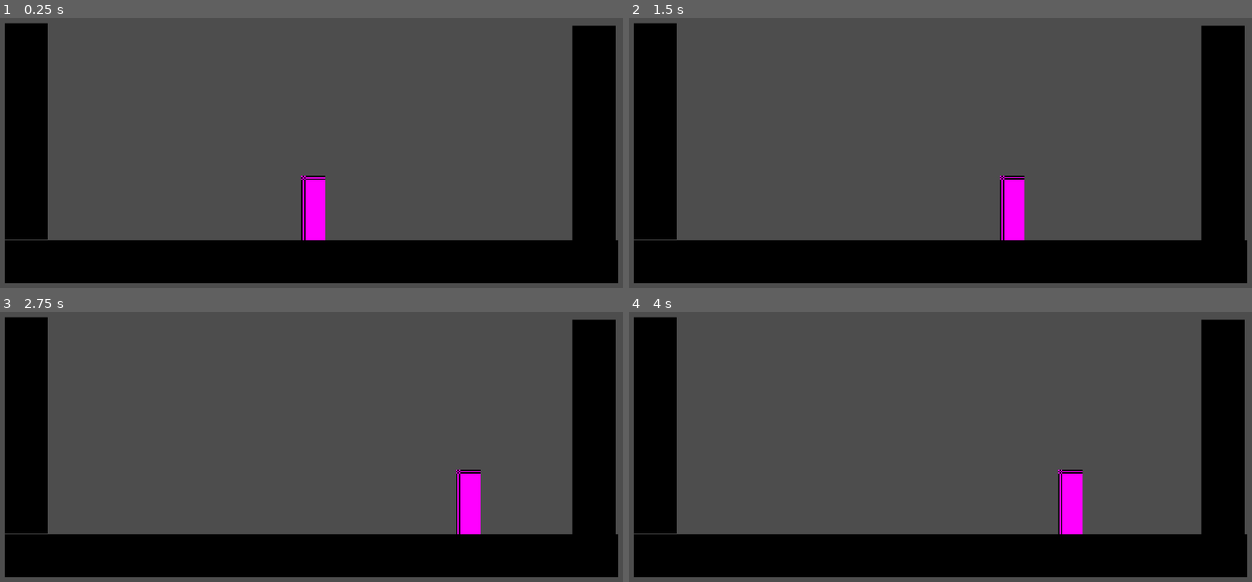
Above: before the commit, frames 1-4 (two rows, left to right).
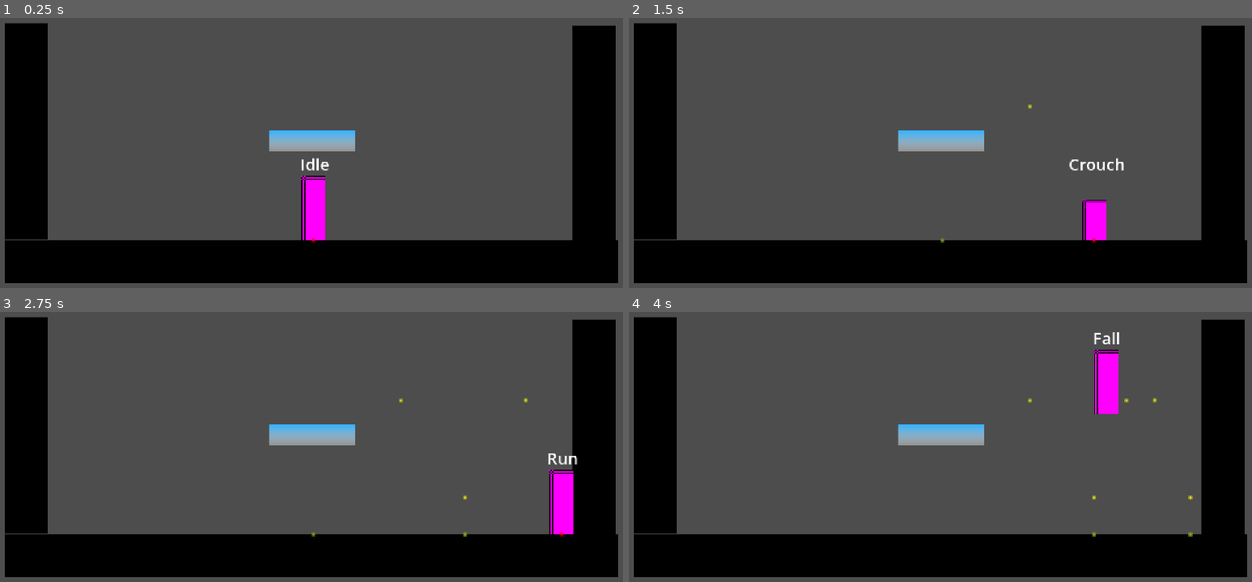
Above: after the commit, the same moments.

Repository: katfishkatfishing/Deathwish
Game: Godot game, scene res://test.tscn
Two runs of this game, one before a commit and one after it. Both use one fixed random seed, a clock stepped at 60 frames per second and the inputs below.
Inputs (mouse positions are in pixels of both pictures, inside the frame that each line leads up to):
- Up to frame 1 (0.25 s): no input
- Up to frame 2 (1.5 s): tap Enter at 0.5, 1.35 s; move the mouse to (1083, 163) at 0.52 s; hold Right (right) 0.53-1.28 s; hold Space (jump, bound only after the commit) 0.53-1.28 s; click (1083, 163) at 0.67 s; move the mouse to (815, 201) at 1.27 s; hold S (down) from 1.28 s (still down)
- Up to frame 3 (2.75 s): tap Space (jump, bound only after the commit) at 1.52, 1.55, 1.82, 2.3 s; move the mouse to (380, 395) at 2.02 s; release S (down) at 2.03 s; hold Right (right) from 2.03 s (still down); hold Ctrl from 2.03 s (still down)
- Up to frame 4 (4 s): move the mouse to (909, 549) at 2.77 s; release Right (right) at 2.78 s; release Ctrl at 2.78 s; hold W (up) 2.78-3.53 s; tap Shift at 2.85 s; click (909, 549) at 2.92 s; tap Space (jump, bound only after the commit) at 3.02, 3.05, 3.32 s; move the mouse to (1139, 530) at 3.52 s; hold Left (left) from 3.53 s (still down); hold Space (jump, bound only after the commit) from 3.53 s (still down); tap Alt at 3.6 s

The runs differ from the first frame. In frame 1, 1.2% of the frame differs, in the area x 43-58%, y 41-84%; in frame 2, 2.8%; in frame 3, 3.1%; in frame 4, 3.1%, in the area x 43-91%, y 7-84%.

Commit message:
added crouch jump and fall + oneway platforms

Diff:
--- /dev/null
+++ b/player/debug_jump_indicator.tscn
@@ -0,0 +1,17 @@
+[gd_scene format=3 uid="uid://bm55igg77redi"]
+
+[sub_resource type="Gradient" id="Gradient_qr7du"]
+colors = PackedColorArray(1, 1, 1, 1, 1, 1, 1, 0)
+
+[sub_resource type="GradientTexture2D" id="GradientTexture2D_g4v7s"]
+gradient = SubResource("Gradient_qr7du")
+width = 5
+height = 5
+fill = 1
+fill_from = Vector2(0.5, 0.5)
+fill_to = Vector2(1, 0.5)
+
+[node name="DebugJumpIndicator" type="Node2D" unique_id=942317289]
+
+[node name="Sprite2D" type="Sprite2D" parent="." unique_id=1127829386]
+texture = SubResource("GradientTexture2D_g4v7s")
--- a/player/player.tscn
+++ b/player/player.tscn
@@ -3,6 +3,9 @@
 [ext_resource type="Script" uid="uid://c1ag7qpsli2np" path="res://player/scripts/player.gd" id="1_oul6g"]
 [ext_resource type="Script" uid="uid://cgepdvl2o88bw" path="res://player/states/player_states_idle.gd" id="2_g1dw6"]
 [ext_resource type="Script" uid="uid://cbfde3s8ds3fv" path="res://player/states/player_state_run.gd" id="3_yw30f"]
+[ext_resource type="Script" uid="uid://bn2y73e4nnlv1" path="res://player/states/player_state_jump.gd" id="4_yw30f"]
+[ext_resource type="Script" uid="uid://dfqa4sgorvh51" path="res://player/states/player_state_fall.gd" id="5_qjkh3"]
+[ext_resource type="Script" uid="uid://cq4rg6ksqbx83" path="res://player/states/player_state_crouch.gd" id="6_g6k8r"]
 
 [sub_resource type="PlaceholderTexture2D" id="PlaceholderTexture2D_g4v7s"]
 size = Vector2(18, 48)
@@ -10,21 +13,58 @@
 [sub_resource type="RectangleShape2D" id="RectangleShape2D_g4v7s"]
 size = Vector2(16, 46)
 
+[sub_resource type="RectangleShape2D" id="RectangleShape2D_qjkh3"]
+size = Vector2(16, 30)
+
 [node name="Player" type="CharacterBody2D" unique_id=1882587580]
+collision_layer = 0
+collision_mask = 3
 script = ExtResource("1_oul6g")
 
 [node name="Sprite2D" type="Sprite2D" parent="." unique_id=768253590]
 position = Vector2(0, -24)
 texture = SubResource("PlaceholderTexture2D_g4v7s")
 
-[node name="CollisionShape2D" type="CollisionShape2D" parent="." unique_id=1483018582]
+[node name="CollisionStand" type="CollisionShape2D" parent="." unique_id=1483018582]
 position = Vector2(0, -23)
 shape = SubResource("RectangleShape2D_g4v7s")
+
+[node name="CollisionCrouch" type="CollisionShape2D" parent="." unique_id=473568724]
+position = Vector2(0, -15)
+shape = SubResource("RectangleShape2D_qjkh3")
+disabled = true
 
 [node name="States" type="Node2D" parent="." unique_id=2019717742]
 
 [node name="Idle" type="Node2D" parent="States" unique_id=594893568]
+unique_name_in_owner = true
 script = ExtResource("2_g1dw6")
 
 [node name="Run" type="Node2D" parent="States" unique_id=1180863821]
+unique_name_in_owner = true
 script = ExtResource("3_yw30f")
+
+[node name="Jump" type="Node2D" parent="States" unique_id=1077089980]
+unique_name_in_owner = true
+script = ExtResource("4_yw30f")
+
+[node name="Fall" type="Node2D" parent="States" unique_id=1898338046]
+unique_name_in_owner = true
+script = ExtResource("5_qjkh3")
+
+[node name="Crouch" type="Node2D" parent="States" unique_id=1990023671]
+unique_name_in_owner = true
+script = ExtResource("6_g6k8r")
+
+[node name="Label" type="Label" parent="." unique_id=790965434]
+offset_left = -19.0
+offset_top = -65.0
+offset_right = 21.0
+offset_bottom = -42.0
+theme_override_font_sizes/font_size = 12
+text = "State"
+horizontal_alignment = 1
+
+[node name="OnewayPlatformRaycast" type="RayCast2D" parent="." unique_id=252300155]
+target_position = Vector2(0, 4)
+collision_mask = 2
--- a/player/scripts/player.gd
+++ b/player/scripts/player.gd
@@ -1,5 +1,13 @@
 class_name Player
 extends CharacterBody2D
+
+@onready var sprite: Sprite2D = $Sprite2D
+@onready var collision_stand: CollisionShape2D = $CollisionStand
+@onready var collision_crouch: CollisionShape2D = $CollisionCrouch
+@onready var oneway_platform_raycast: RayCast2D = $OnewayPlatformRaycast
+@onready var move_speed: float = 150.0
+
+const DEBUG_JUMP_INDICATOR = preload("res://player/debug_jump_indicator.tscn")
 
 # state machine variables
 var states: Array[PlayerState] = []
@@ -17,6 +25,7 @@
 #variables
 var direction: Vector2 = Vector2.ZERO
 var gravity: float = 980.0
+var gravity_multiplier: float = 1.0
 
 func _ready() -> void:
 	initialise_states()
@@ -30,7 +39,7 @@
 
 func _physics_process(delta: float) -> void:
 	#apply gravity to jump
-	velocity.y += gravity * delta
+	velocity.y += (gravity * gravity_multiplier) * delta
 
 	#execute movement & collisions
 	move_and_slide()
@@ -60,21 +69,34 @@
 
 func change_state(new_state: PlayerState) -> void:
 	#if no transition requested or already in that state, ignore
-	if new_state == null:
-		return
-	elif new_state == current_state:
+	if new_state == null or new_state == current_state:
 		return
 
 	#exit old state
 	if current_state:
 		current_state.exit()
 
-	#puah the new state to idx 0 and enter it
+	#push the new state to idx 0 and enter it
 	states.push_front(new_state)
 	current_state.enter()
 
-	#keep hiatory at 3 to prevent bloat
+	#keep history at 3 to prevent bloat
 	states.resize(3)
 
+	#update label for debug
+	$Label.text = current_state.name
+
 func update_direction() -> void:
-	direction = Input.get_vector("left", "right", "up", "down")
+	#in case there are ever any players playing with controller
+	direction.x = Input.get_axis("left", "right")
+	direction.y = Input.get_axis("up", "down")
+
+
+func add_debug_indicator(color: Color = Color.RED) -> void:
+	var d: Node2D = DEBUG_JUMP_INDICATOR.instantiate()
+	get_tree().root.add_child(d)
+	d.global_position = global_position
+	d.modulate = color
+
+	await get_tree().create_timer(3.0).timeout
+	d.queue_free()
--- a/player/states/00_player_state.gd
+++ b/player/states/00_player_state.gd
@@ -1,5 +1,11 @@
 class_name PlayerState
 extends Node
+
+@onready var idle: PlayerState = %Idle
+@onready var run: PlayerState = %Run
+@onready var jump: PlayerState = %Jump
+@onready var fall: PlayerState = %Fall
+@onready var crouch: PlayerState = %Crouch
 
 var player: Player
 var next_state: PlayerState
--- /dev/null
+++ b/player/states/player_state_crouch.gd
@@ -0,0 +1,49 @@
+class_name PlayerStateCrouch
+extends PlayerState
+
+@export var deceleration_rate: float = 10.0
+
+func enter() -> void:
+	#swap collision shape to crouching
+	player.collision_stand.disabled = true
+	player.collision_crouch.disabled = false
+
+	#temp visuals
+	player.sprite.scale.y = 0.625
+	player.sprite.position.y = -15.0
+
+func exit() -> void:
+	#back to stand
+	player.collision_stand.disabled = false
+	player.collision_crouch.disabled = true
+
+	#temp visuals 2
+	player.sprite.scale.y = 1.0
+	player.sprite.position.y = -24
+
+func handle_input(event: InputEvent) -> PlayerState:
+	if event.is_action_pressed("jump"):
+		#if on oneway platform, drop down
+		if player.oneway_platform_raycast.is_colliding():
+			player.position.y += 4.0
+			return fall
+			#if on regular ground, normal jump
+		else:
+			return jump
+	return next_state
+
+func process(_delta: float) -> PlayerState:
+	#release down key -> return to idle
+	if player.direction.y < 0.5:
+		return idle
+	return next_state
+
+func physics_process(delta: float) -> PlayerState:
+	# fall if platform gone
+	if not player.is_on_floor():
+		return fall
+
+	#decel when crouching
+	player.velocity.x -= (player.velocity.x * deceleration_rate) * delta
+
+	return next_state
--- /dev/null
+++ b/player/states/player_state_fall.gd
@@ -0,0 +1,52 @@
+class_name PlayerStateFall
+extends PlayerState
+
+@export var coyote_time: float = 0.125
+@export var jump_buffer_time: float = 0.2
+@export var fall_gravity_multiplier: float = 1.65
+
+var coyote_timer: float = 0.0
+var buffer_timer: float = 0.0
+
+func enter() -> void:
+	#increase grav when falling for smoother
+	player.gravity_multiplier = fall_gravity_multiplier
+
+	#only coyote timme if walk off edge
+	if player.previous_state == jump:
+		coyote_timer = 0.0
+	else:
+		coyote_timer = coyote_time
+
+func exit() -> void:
+	#reset grav mult when land
+	player.gravity_multiplier = 1.0
+
+func handle_input(event: InputEvent) -> PlayerState:
+	if event.is_action_pressed("jump"):
+		#so that can jump even if a lil off the edge
+		if coyote_timer > 0.0:
+			return jump
+		else:
+			buffer_timer = jump_buffer_time
+	return next_state
+
+func process(delta: float)  -> PlayerState:
+	# count down timers every frame
+	coyote_timer -= delta
+	buffer_timer -= delta
+	return next_state
+
+func physics_process(_delta: float) -> PlayerState:
+	if player.is_on_floor():
+		player.add_debug_indicator(Color.RED)
+
+		if buffer_timer > 0.0:
+			return jump
+
+		return idle
+
+	#air control while falling
+	player.velocity.x = player.direction.x * player.move_speed
+
+	return next_state
--- /dev/null
+++ b/player/states/player_state_jump.gd
@@ -0,0 +1,32 @@
+class_name PlayerStateJump
+extends PlayerState
+
+@export var jump_velocity: float = 450.0
+
+func enter() -> void:
+	#upward impulse
+	player.velocity.y = -jump_velocity #uh up is - forsomereason
+	player.add_debug_indicator(Color.LIME_GREEN)
+
+func exit() -> void:
+	#debug use
+	player.add_debug_indicator(Color.YELLOW)
+
+func handle_input(event: InputEvent) -> PlayerState:
+	#jump height, if let go of jump early then jump weak
+	if event.is_action_released("jump"):
+		player.velocity.y *= 0.5
+		return fall
+	return next_state
+
+func physics_process(_delta: float) -> PlayerState:
+	#once vertical stops increasing, change to fall
+	if player.velocity.y >= 0.0:
+		return fall
+	elif player.is_on_floor():
+		return idle
+
+	#air control
+	player.velocity.x = player.direction.x * player.move_speed
+
+	return next_state
--- a/player/states/player_state_run.gd
+++ b/player/states/player_state_run.gd
@@ -3,12 +3,24 @@
 
 @export var move_speed: float = 100.0
 
+func handle_input(event: InputEvent) -> PlayerState:
+	#run n jump
+	if event.is_action_pressed("jump"):
+		return jump
+	return next_state
+
+func process(_delta: float) -> PlayerState:
+	if player.direction.x == 0.0:
+		return idle
+	elif player.direction.y >= 0.5:
+		return crouch
+	return next_state
+
 func physics_process(_delta: float) -> PlayerState:
-	#if movement inputs released, go back to idle
-	if player.direction.x == 0.0:
-		return player.get_node("States/Idle")
+	#fall if run til floor gon
+	if not player.is_on_floor():
+		return fall
 
 	#apply x movement based on speed
 	player.velocity.x = player.direction.x * move_speed
-
 	return next_state
--- a/player/states/player_states_idle.gd
+++ b/player/states/player_states_idle.gd
@@ -5,9 +5,24 @@
 	#when idle stopp movemment
 	player.velocity.x = 0.0
 
+func handle_input(event: InputEvent) -> PlayerState:
+	#jumpp when stationary
+	if event.is_action_pressed("jump"):
+		return jump
+	return next_state
+
+func process(_delta: float) -> PlayerState:
+	#transition to run if input
+	if player.direction.x != 0.0:
+		return run
+	elif player.direction.y >= 0.5:
+		return crouch
+	return next_state
+
 func physics_process(_delta: float) -> PlayerState:
-	#inpupt transition to run
-	if player.direction.x != 0.0:
-		return player.get_node("States/Run")
-
+	#fall if floor gon
+	if not player.is_on_floor():
+		return fall
+	#make sure velo is 0
+	player.velocity.x = 0.0
 	return next_state
--- a/project.godot
+++ b/project.godot
@@ -51,7 +51,6 @@
 "deadzone": 0.2,
 "events": [null, Object(InputEventKey,"resource_local_to_scene":false,"resource_name":"","device":-1,"window_id":0,"alt …(198 unchanged characters)…
 , Object(InputEventKey,"resource_local_to_scene":false,"resource_name":"","device":-1,"window_id":0,"alt_pressed":false …(186 unchanged characters)…
-, Object(InputEventKey,"resource_local_to_scene":false,"resource_name":"","device":-1,"window_id":0,"alt_pressed":false,"shift_pressed":false,"ctrl_pressed":false,"meta_pressed":false,"pressed":false,"keycode":0,"physical_keycode":32,"key_label":0,"unicode":32,"location":0,"echo":false,"script":null)
 ]
 }
 down={
@@ -77,6 +76,16 @@
 "events": [Object(InputEventKey,"resource_local_to_scene":false,"resource_name":"","device":-1,"window_id":0,"alt_press …(192 unchanged characters)…
 ]
 }
+jump={
+"deadzone": 0.2,
+"events": [Object(InputEventKey,"resource_local_to_scene":false,"resource_name":"","device":-1,"window_id":0,"alt_pressed":false,"shift_pressed":false,"ctrl_pressed":false,"meta_pressed":false,"pressed":false,"keycode":0,"physical_keycode":32,"key_label":0,"unicode":32,"location":0,"echo":false,"script":null)
+]
+}
+
+[layer_names]
+
+2d_physics/layer_1="ground"
+2d_physics/layer_2="oneway_platform"
 
 [physics]
 
--- a/test.tscn
+++ b/test.tscn
@@ -12,6 +12,17 @@
 
 [sub_resource type="RectangleShape2D" id="RectangleShape2D_g4v7s"]
 size = Vector2(32, 32)
+
+[sub_resource type="Gradient" id="Gradient_37kl0"]
+offsets = PackedFloat32Array(0, 0.99759614)
+colors = PackedColorArray(0.19215687, 0.69411767, 1, 1, 1, 1, 1, 0.40392157)
+
+[sub_resource type="GradientTexture2D" id="GradientTexture2D_g4v7s"]
+gradient = SubResource("Gradient_37kl0")
+height = 16
+fill_to = Vector2(0, 1)
+
+[sub_resource type="RectangleShape2D" id="RectangleShape2D_yf5fn"]
 
 [node name="test" type="Node2D" unique_id=769783867]
 position = Vector2(153, 188)
@@ -53,3 +64,15 @@
 
 [node name="Player" parent="." unique_id=1882587580 instance=ExtResource("1_37kl0")]
 position = Vector2(86, -11)
+
+[node name="OnewayPlatform" type="Sprite2D" parent="." unique_id=172199262]
+position = Vector2(85, -84)
+texture = SubResource("GradientTexture2D_g4v7s")
+
+[node name="StaticBody2D" type="StaticBody2D" parent="OnewayPlatform" unique_id=2040926253]
+collision_layer = 2
+collision_mask = 0
+
+[node name="CollisionShape2D" type="CollisionShape2D" parent="OnewayPlatform/StaticBody2D" unique_id=1587056594]
+shape = SubResource("RectangleShape2D_yf5fn")
+one_way_collision = true
Not shown, added: player/states/player_state_crouch.gd.uid
Not shown, added: player/states/player_state_fall.gd.uid
Not shown, added: player/states/player_state_jump.gd.uid
